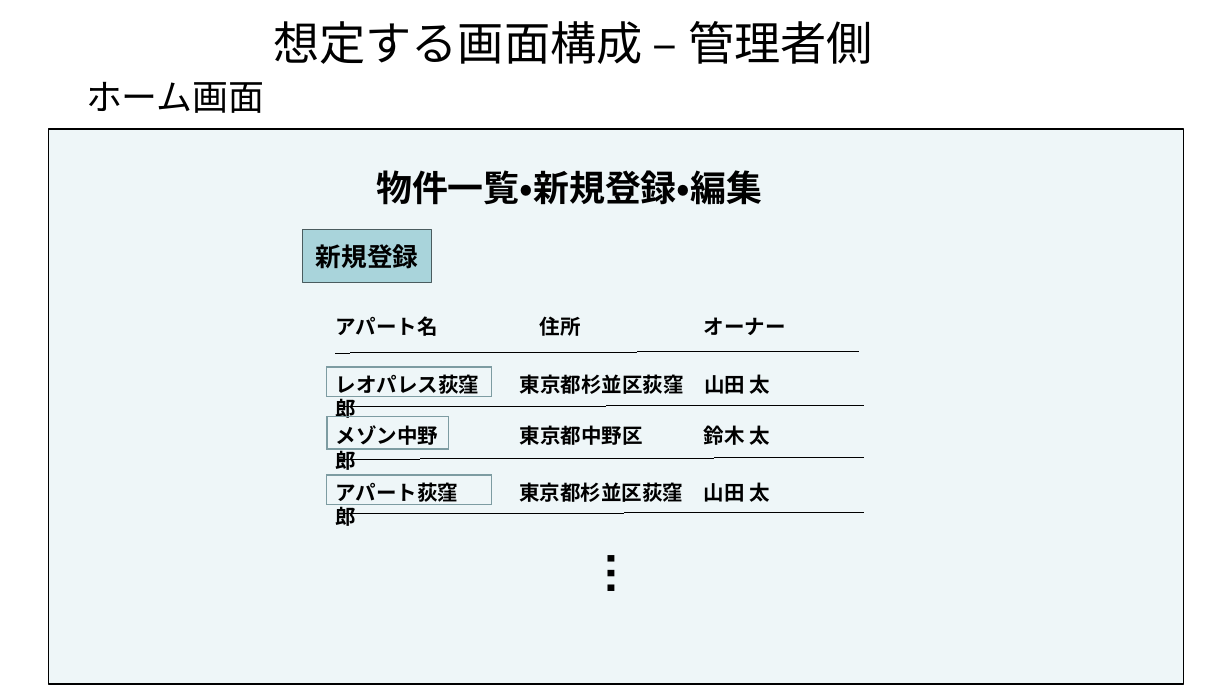
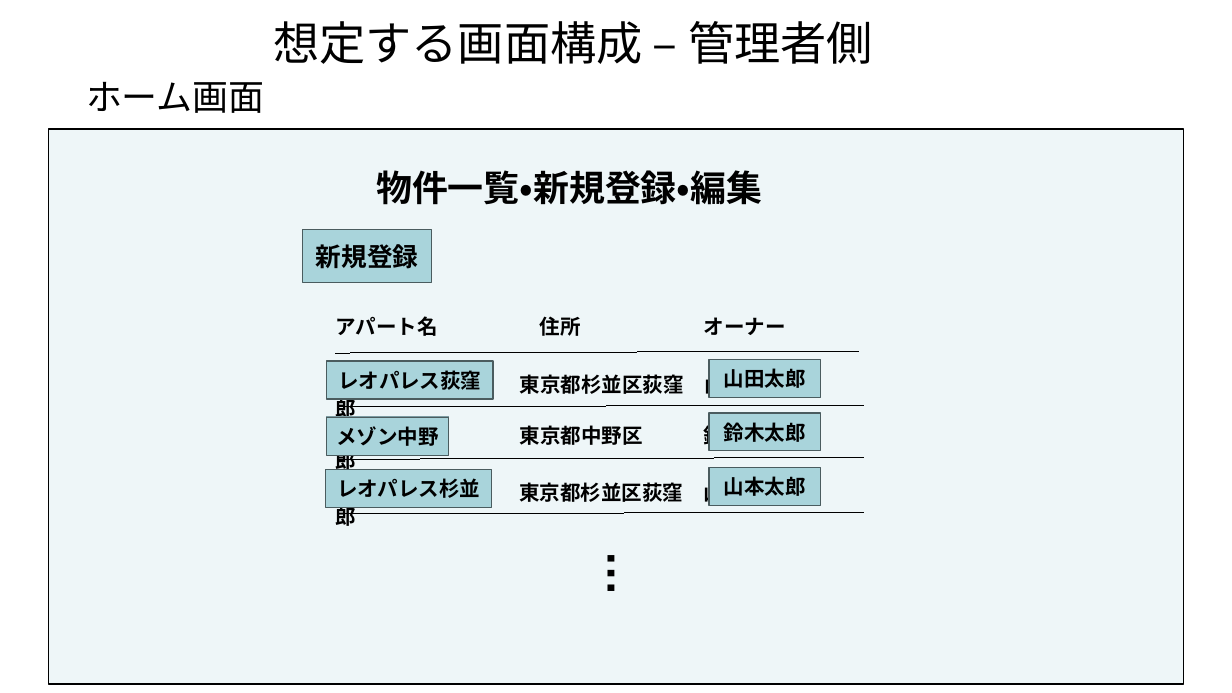
Before and after one commit to akikun918/apart, a slide deck: slide 12 of 要件定義書.pptx. Drawn at 1232x693 pixels with LibreOffice and Linux fonts; fonts in the diff are those of the drawing. Boxes give left, top, right and bottom in pixels: in the first picture for what was removed or moved away, otherwise in the second. Text is boxed around its words. In the diff, an @@ line names an element or a change of style, - is before the commit and + after.

```diff
--- a/要件定義書.pptx
+++ b/要件定義書.pptx
@@ rectangle added at (327,361,494,399), fill #A9D4DB, outline #4A5C5F 1 pt, 16 pt, text #000000, bold @@
+レオパレス荻窪
@@ rectangle added at (709,360,821,397), fill #A9D4DB, outline #4A5C5F 1 pt, 16 pt, text #000000, bold @@
+山田太郎
@@ rectangle added at (327,418,449,456), fill #A9D4DB, outline #4A5C5F 1 pt, 16 pt, text #000000, bold @@
+メゾン中野
@@ rectangle added at (709,413,821,451), fill #A9D4DB, outline #4A5C5F 1 pt, 16 pt, text #000000, bold @@
+鈴木太郎
@@ rectangle added at (325,470,492,507), fill #A9D4DB, outline #4A5C5F 1 pt, 16 pt, text #000000, bold @@
+レオパレス杉並
@@ rectangle removed at (327,475,493,505) @@
@@ rectangle added at (709,468,821,506), fill #A9D4DB, outline #4A5C5F 1 pt, 16 pt, text #000000, bold @@
+山本太郎
```
Also in this commit, not shown: 1 other slide changed, 1 slide added.
